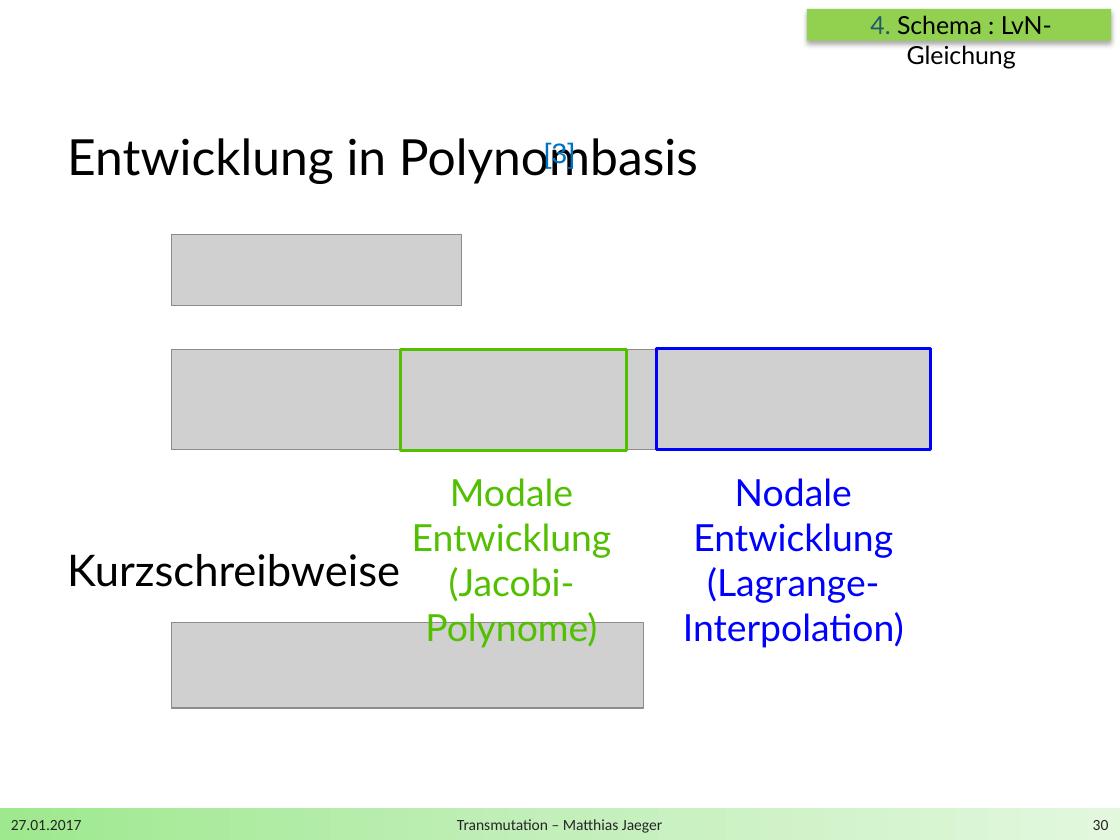
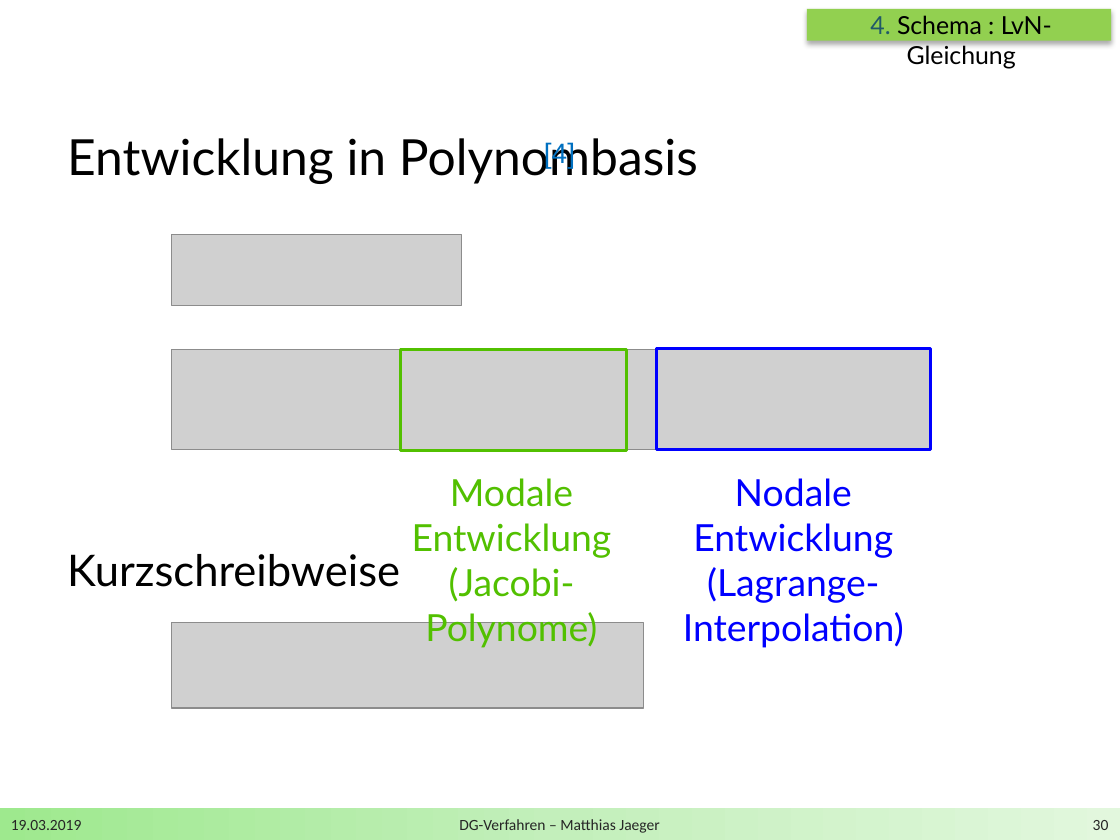
Before and after one commit to DerKleineGauss/Masterarbeit, a slide deck: slide 30 of Zwischenvortrag/Präsentation.pptx. Drawn at 1120x840 pixels with LibreOffice and Linux fonts; fonts in the diff are those of the drawing; grey boxes stand for pictures; background and template pictures are left out. Boxes give left, top, right and bottom in pixels: in the first picture for what was removed or moved away, otherwise in the second. Text is boxed around its words. In the diff, an @@ line names an element or a change of style, - is before the commit and + after.

```diff
--- a/Zwischenvortrag/Präsentation.pptx
+++ b/Zwischenvortrag/Präsentation.pptx
@@ text at (544,141,575,168): text changed @@
-[3]
+[4]
@@ text at (11,820,82,830): text changed @@
-27.01.2017
+19.03.2019
@@ text at (459,819,659,833): text changed @@
-Transmutation – Matthias Jaeger
+DG-Verfahren – Matthias Jaeger
```
Also in this commit, not shown: 34 other slides changed, 1 slide added, 1 slide removed, 15 other files.
